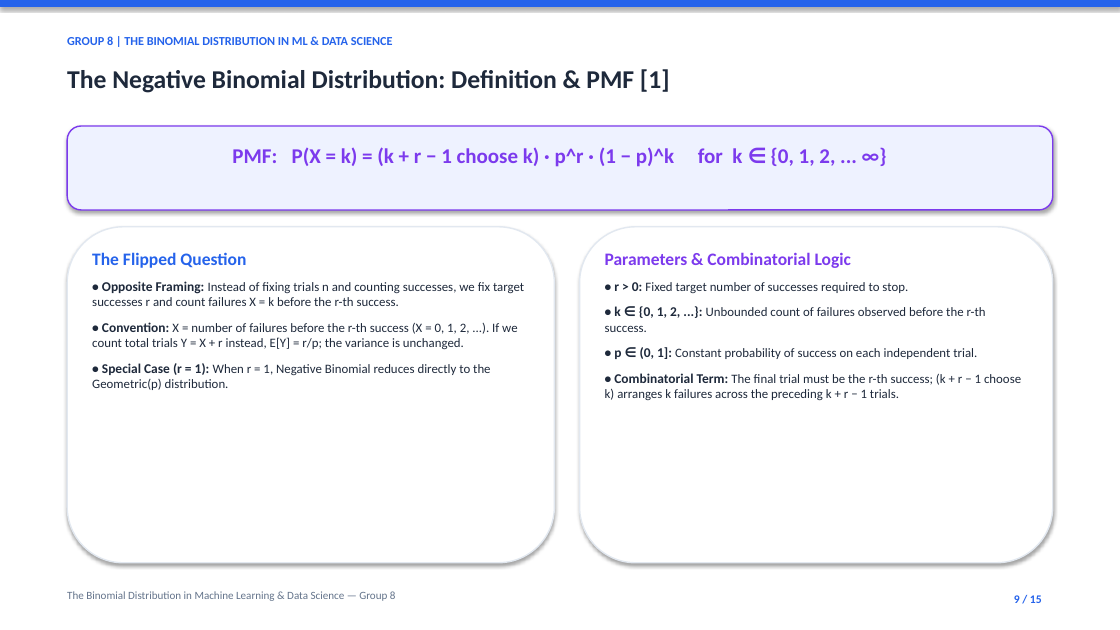
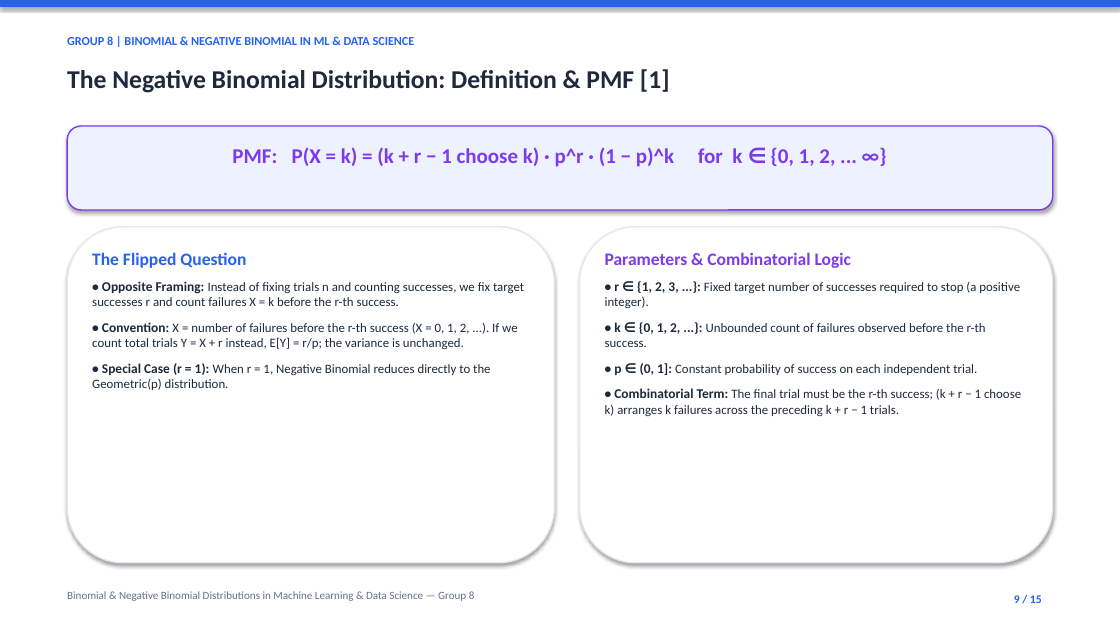
Before and after one commit to TariqYouhana/stat-probability-distributions-ml, a slide deck: slide 9 of slides.pptx. Drawn at 1120x630 pixels with LibreOffice and Linux fonts; fonts in the diff are those of the drawing. Boxes give left, top, right and bottom in pixels: in the first picture for what was removed or moved away, otherwise in the second. Text is boxed around its words. In the diff, an @@ line names an element or a change of style, - is before the commit and + after.

Commit message:
Fix CDF 58%, NB overdispersion wording, header/footer naming, and r positive integer

```diff
--- a/slides.pptx
+++ b/slides.pptx
@@ text at (x1=67, y1=36, x2=415, y2=45): text changed @@
-GROUP 8 | THE BINOMIAL DISTRIBUTION IN ML & DATA SCIENCE
+GROUP 8 | BINOMIAL & NEGATIVE BINOMIAL IN ML & DATA SCIENCE
@@ text at (x1=605, y1=281, x2=1020, y2=308): text changed @@
-• r > 0: Fixed target number of successes required to stop.
+• r ∈ {1, 2, 3, ...}: Fixed target number of successes required to stop (a positive integer).
@@ text at (x1=67, y1=591, x2=475, y2=601): text changed @@
-The Binomial Distribution in Machine Learning & Data Science — Group 8
+Binomial & Negative Binomial Distributions in Machine Learning & Data Science — Group 8
```
Also in this commit, not shown: 12 other slides changed, 3 other files.
